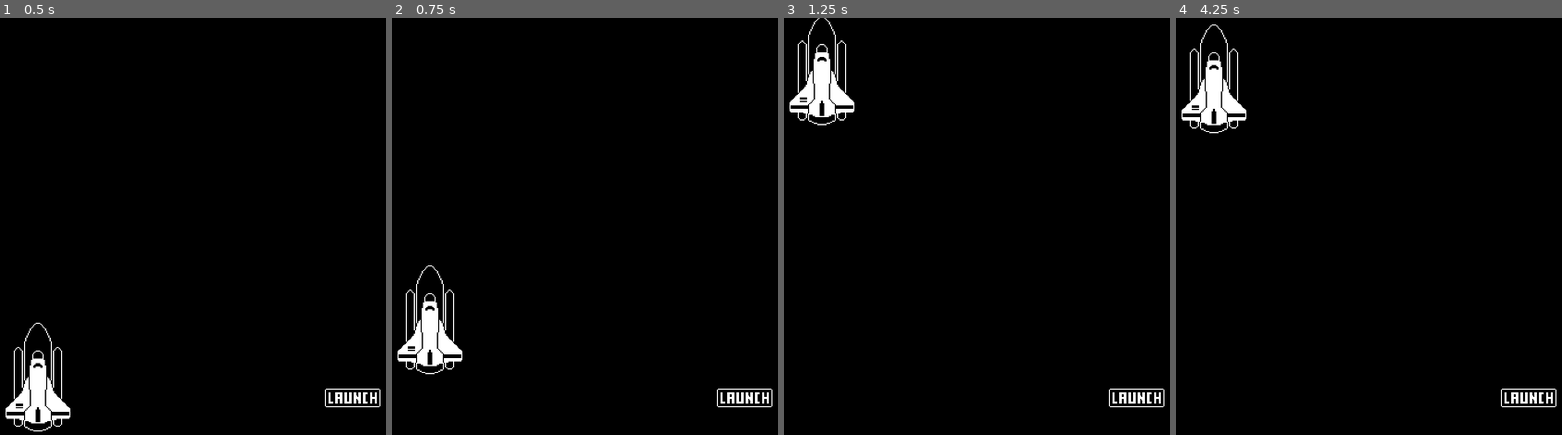
Above: before the commit, frames 1-4 (left to right).
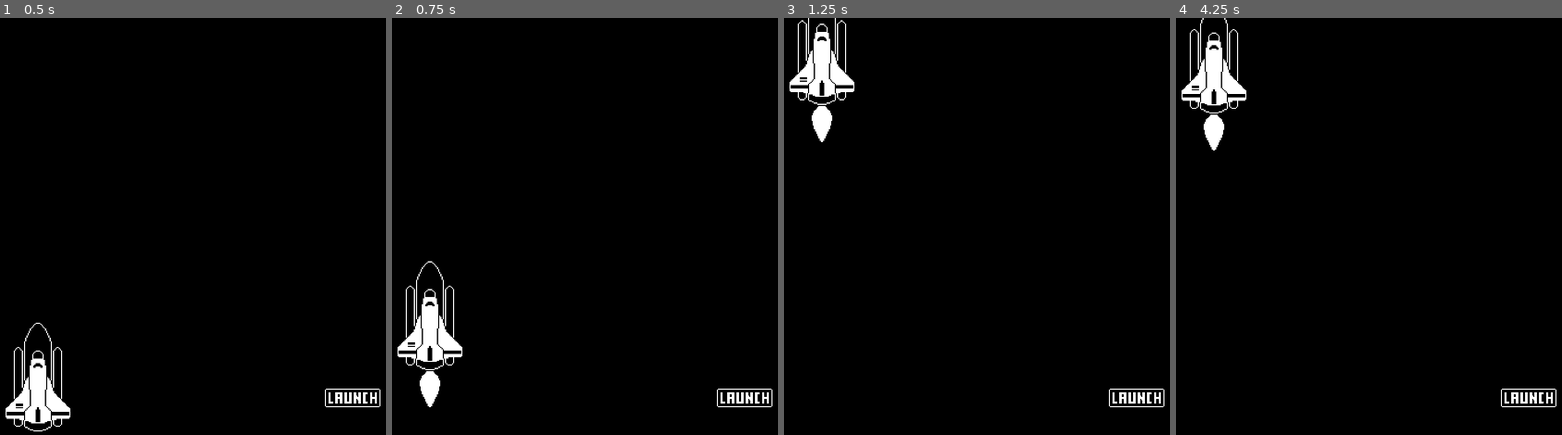
Above: after the commit, the same moments.

Repository: pjz987/1-Bit-Godot
Game: Godot game, scene res://World.tscn
Two runs of this game, one before a commit and one after it. Both use one fixed random seed, a clock stepped at 60 frames per second and the inputs below.
Inputs (mouse positions are in pixels of both pictures, inside the frame that each line leads up to):
- Up to frame 1 (0.5 s): no input
- Up to frame 2 (0.75 s): click (743, 397) at 0.5 s
- Up to frame 3 (1.25 s): no input
- Up to frame 4 (4.25 s): click (1527, 397) at 1.25 s; click (1527, 397) at 2 s; tap Enter at 3.5 s

Frame 1 is identical in both runs. In frame 2, 1.3% of the frame differs, in the area x 1-19%, y 58-94%; in frame 3, 1.9%, in the area x 1-19%, y 0-30%; in frame 4, 1.9%.

Commit message:
extra: add unused launch sprite

Diff:
--- a/Rocket Launch/World.gd
+++ b/Rocket Launch/World.gd
@@ -3,5 +3,9 @@
 onready var animationPlayer: = $AnimationPlayer # inferred strict typing
 #onready var animationPlayer: AnimationPlayer = $AnimationPlayer # strict typing
 
+#$RocketShipLaunch.visible = false
+
 func _on_LaunchButton_pressed():
 	animationPlayer.play("Launch")
+	$RocketShip.visible = false
+	$RocketShipLaunch.visible = true
--- a/Rocket Launch/World.tscn
+++ b/Rocket Launch/World.tscn
@@ -1,13 +1,14 @@
-[gd_scene load_steps=5 format=2]
+[gd_scene load_steps=6 format=2]
 
 [ext_resource path="res://Rocket Launch Resources/RocketShip.png" type="Texture" id=1]
 [ext_resource path="res://World.gd" type="Script" id=2]
 [ext_resource path="res://Rocket Launch Resources/LaunchButton.png" type="Texture" id=3]
+[ext_resource path="res://Rocket Launch Resources/RocketShipLaunch.png" type="Texture" id=4]
 
 [sub_resource type="Animation" id=1]
 resource_name = "Launch"
 tracks/0/type = "value"
-tracks/0/path = NodePath("RocketShip:position")
+tracks/0/path = NodePath("RocketShipLaunch:position")
 tracks/0/interp = 2
 tracks/0/loop_wrap = true
 tracks/0/imported = false
@@ -16,7 +17,7 @@
 "times": PoolRealArray( 0, 1 ),
 "transitions": PoolRealArray( 1, 1 ),
 "update": 0,
-"values": [ Vector2( 640, 620 ), Vector2( 640, -112 ) ]
+"values": [ Vector2( 640, 652 ), Vector2( 640, -128 ) ]
 }
 
 [node name="World" type="Node"]
@@ -48,4 +49,10 @@
 __meta__ = {
 "_edit_use_anchors_": false
 }
+
+[node name="RocketShipLaunch" type="Sprite" parent="."]
+visible = false
+position = Vector2( 640, 652 )
+scale = Vector2( 2, 2 )
+texture = ExtResource( 4 )
 [connection signal="pressed" from="LaunchButton" to="." method="_on_LaunchButton_pressed"]
